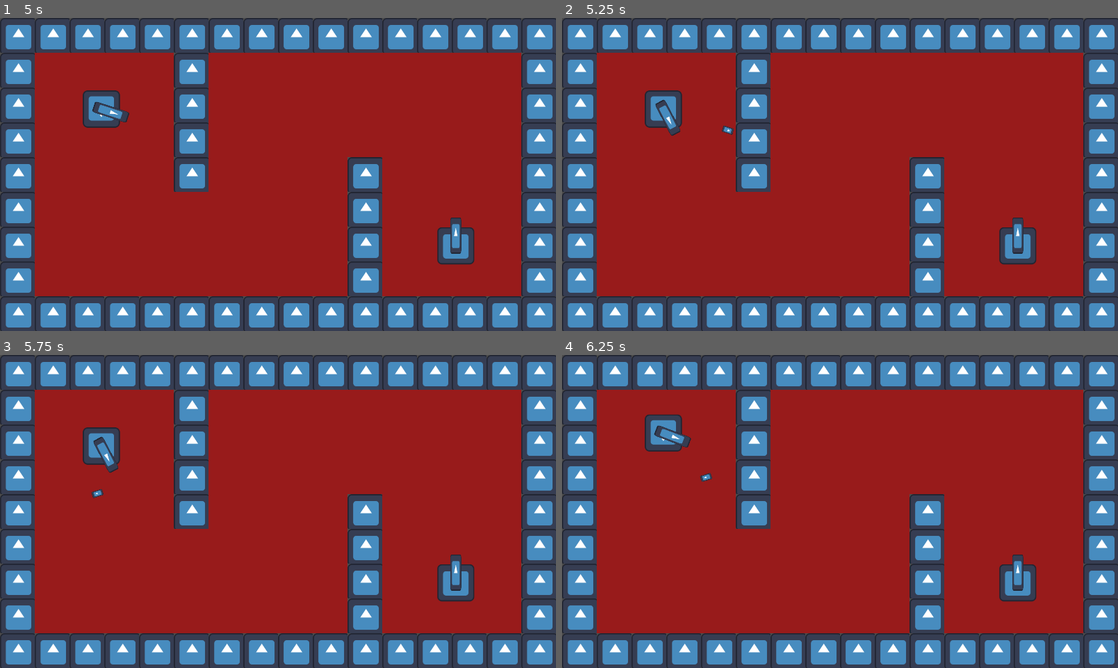
Above: before the commit, frames 1-4 (two rows, left to right).
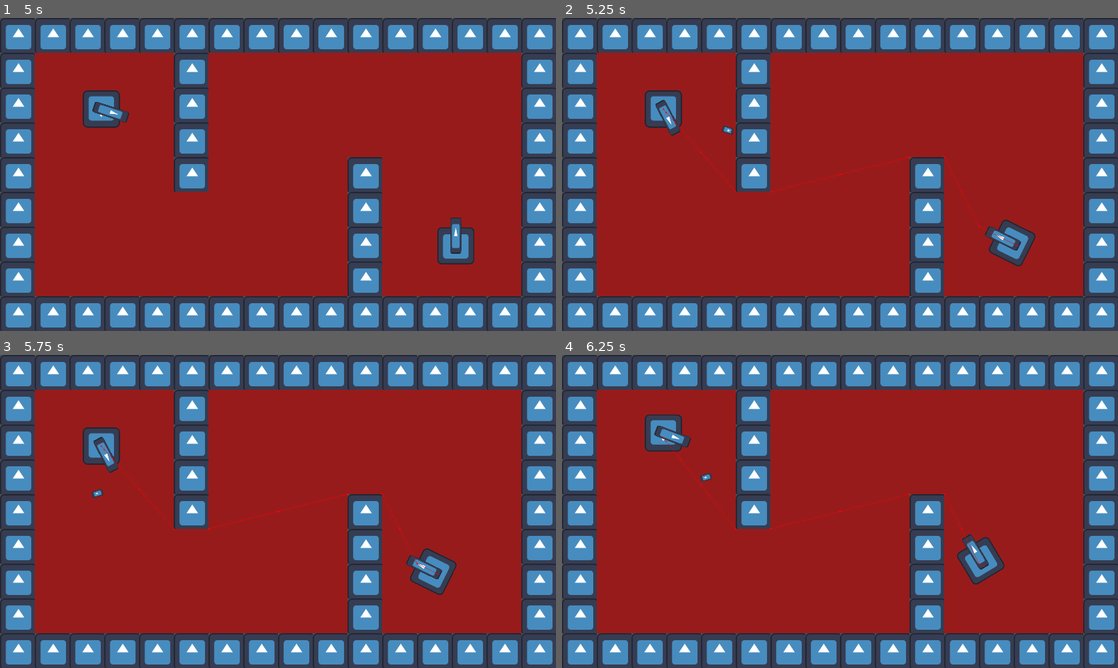
Above: after the commit, the same moments.

Repository: AugWii/GMTK-Game-Jam-Project
Game: Godot game, scene res://scenes/main.tscn
Same seed, same stepped clock (60 frames per second), same inputs: the game is played once before the commit and once after it. The engine's default icon, where the game draws it, is replaced by a stand-in: a white triangle on a blue panel in a dark square.
Inputs (mouse positions are in pixels of both pictures, inside the frame that each line leads up to):
- Up to frame 1 (5 s): click "Play" at 0.5 s; tap Enter at 1.25, 2.75, 4.25 s; move the mouse to (400, 158) at 1.27 s; press the mouse at (400, 158) at 1.28 s; hold D (turn_right) 1.28-2.03 s; tap Space at 2, 3.5 s; move the mouse to (166, 190) at 2.02 s; release the mouse at (166, 190) at 2.03 s; hold S (move_backward) 2.03-2.78 s; click (166, 190) at 2.1 s; move the mouse to (333, 105) at 2.77 s; press the mouse at (333, 105) at 2.78 s; hold D (turn_right) 2.78-3.53 s; move the mouse to (250, 237) at 3.52 s; release the mouse at (250, 237) at 3.53 s; hold W (move_forward) 3.53-4.28 s; click (250, 237) at 3.6 s; move the mouse to (444, 221) at 4.27 s; press the mouse at (444, 221) at 4.28 s; hold A (turn_left) from 4.28 s (still down)
- Up to frame 2 (5.25 s): keep holding A (turn_left); tap Space at 5 s; move the mouse to (673, 127) at 5.02 s; release the mouse at (673, 127) at 5.03 s; click (673, 127) at 5.1 s
- Up to frame 3 (5.75 s): keep holding A (turn_left)
- Up to frame 4 (6.25 s): move the mouse to (867, 511) at 5.77 s; release A (turn_left) at 5.78 s; press the mouse at (867, 511) at 5.78 s; hold S (move_backward) from 5.78 s (still down)

Frame 1 is identical in both runs. In frame 2, 0.9% of the frame differs, in the area x 18-86%, y 28-80%; in frame 3, 1.5%; in frame 4, 1.8%, in the area x 18-86%, y 26-79%.

Commit message:
pathfinding found

Diff:
--- a/scenes/Level 1.tscn
+++ b/scenes/Level 1.tscn
@@ -44,5 +44,6 @@
 position = Vector2(-610, -226)
 rotation = 3.1415927
 
-[node name="BasicEnemy" parent="." unique_id=1157887588 instance=ExtResource("3_kbmnf")]
+[node name="BasicEnemy" parent="." unique_id=1157887588 node_paths=PackedStringArray("player") instance=ExtResource("3_kbmnf")]
 position = Vector2(614, 246)
+player = NodePath("../Player")
--- a/scenes/basic_enemy.tscn
+++ b/scenes/basic_enemy.tscn
@@ -20,3 +20,15 @@
 [node name="CollisionShape2D" type="CollisionShape2D" parent="." unique_id=82427892]
 position = Vector2(-0.5, 0)
 shape = SubResource("CircleShape2D_md22f")
+
+[node name="NavigationAgent2D" type="NavigationAgent2D" parent="." unique_id=727220146]
+debug_enabled = true
+
+[node name="Timer" type="Timer" parent="." unique_id=1741435064]
+wait_time = 0.5
+autostart = true
+
+[node name="CooldownTimer" type="Timer" parent="." unique_id=672761370]
+
+[connection signal="timeout" from="Timer" to="." method="_on_timer_timeout"]
+[connection signal="timeout" from="CooldownTimer" to="." method="_on_cooldown_timer_timeout"]
--- /dev/null
+++ b/scenes/timer.gd
@@ -0,0 +1,11 @@
+extends Timer
+
+
+# Called when the node enters the scene tree for the first time.
+func _ready() -> void:
+	pass # Replace with function body.
+
+
+# Called every frame. 'delta' is the elapsed time since the previous frame.
+func _process(delta: float) -> void:
+	pass
--- a/scripts/basic_enemy.gd
+++ b/scripts/basic_enemy.gd
@@ -1,5 +1,93 @@
 extends CharacterBody2D
 class_name Enemy
 
+# basic player movement attributes
+@export var move_speed_f: float = 130
+@export var move_speed_b: float = 100
+@export var turn_speed: float = 3
+
+# bullet to be shot
+@export var bullet_scene: PackedScene
+@onready var hitbox: CollisionShape2D = $CollisionShape2D
+
+# attributes for shooting
+@onready var cooldown_timer: Timer = $CooldownTimer
+@export var shot_cooldown: float = 0.2
+var shot_on_cooldown: bool = false
+
+# cannon attributes
+@onready var cannon_sprite: Sprite2D = $Cannon
+var cannon_angle: float = 0
+
+# movement states
+var moving_dir: int = 0
+var turning: int = 0
+
+@onready var bullets_container: Node = $Bullets
+@export var bullet_cap: int = 5
+
+@onready var nav_agent := $NavigationAgent2D as NavigationAgent2D
+@export var player: Player
+
+
+func _physics_process(_delta: float) -> void:
+	#cannon_angle = get_angle_to(get_global_mouse_position()) + deg_to_rad(90)
+	#cannon_sprite.rotation = cannon_angle
+
+	#Screen Wrap Code:
+	var screen_rect: Rect2 = Rect2(-get_viewport_rect().get_center(), get_viewport_rect().size)
+	var y_size = screen_rect.size.y/2
+	var x_size = screen_rect.size.x/2
+	if !screen_rect.has_point(global_position):
+		if -global_position.y > y_size + 1:
+			global_position.y = y_size
+		elif global_position.y > y_size + 1:
+			global_position.y = -y_size
+
+		if -global_position.x > x_size + 1:
+			global_position.x = x_size
+		elif global_position.x > x_size + 1:
+			global_position.x = -x_size
+	#movment and rotation:
+	if turning != 0:
+		rotate(turning * deg_to_rad(turn_speed))
+	if moving_dir != 0:
+		velocity = Vector2.ZERO
+		if moving_dir > 0:
+			velocity.y = -move_speed_f
+		elif moving_dir < 0:
+			velocity.y = move_speed_b
+		velocity = velocity.rotated(rotation)
+		move_and_slide()
+
+func _on_cooldown_timer_timeout() -> void:
+	shot_on_cooldown = false
+
+func player_hit() -> void:
+	print("player hit")
+
 func get_hit():
 	queue_free()
+
+#Pathfinding Code:
+func makePath() -> void:
+	nav_agent.target_position = player.position
+
+
+func _on_timer_timeout() -> void:
+	makePath()
+
+	#move forwards towards player
+	var angleToPlayer = to_local(nav_agent.get_next_path_position()).normalized().angle()
+	rotation += angleToPlayer + deg_to_rad(90);
+	moving_dir = 1;
+
+	#if event.is_action_pressed("shoot") && !shot_on_cooldown:
+		#if bullets_container.get_child_count() < bullet_cap:
+			#var new_bullet = bullet_scene.instantiate()
+			#bullets_container.add_child(new_bullet)
+			#new_bullet.fire(rotation + cannon_angle, position, hitbox.shape.radius + 30, true)
+			#shot_on_cooldown = true
+			#cooldown_timer.start(shot_cooldown)
+
+	pass # Replace with function body.
--- a/scripts/player.gd
+++ b/scripts/player.gd
@@ -8,7 +8,6 @@
 
 # bullet to be shot
 @export var bullet_scene: PackedScene
-
 @onready var hitbox: CollisionShape2D = $CollisionShape2D
 
 # attributes for shooting
Not shown, added: scenes/timer.gd.uid
